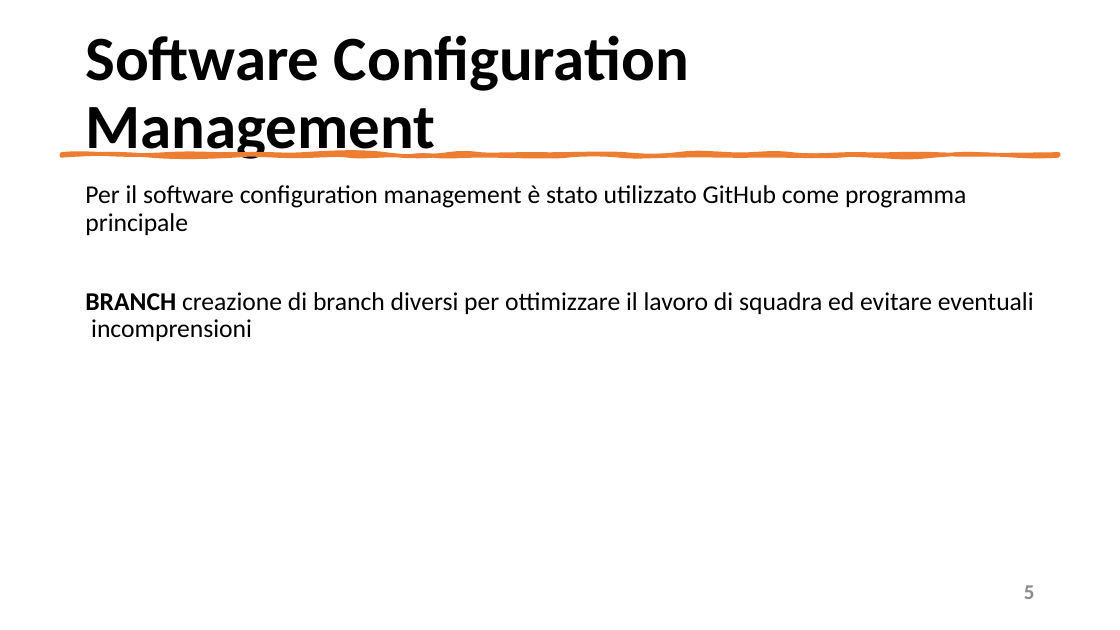
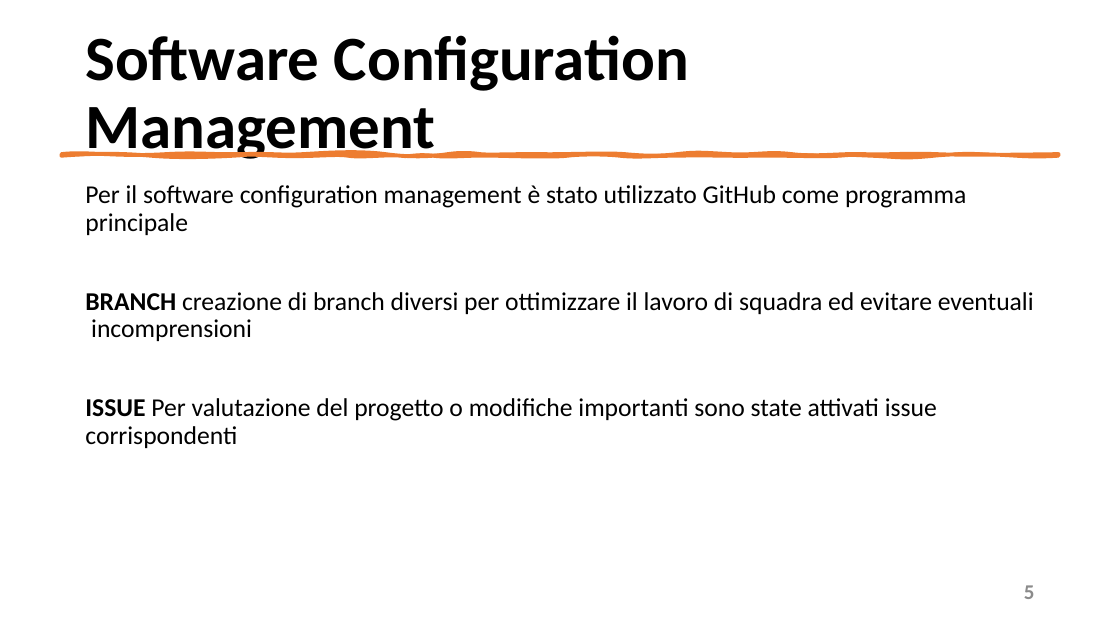
Before and after one commit to mangilimatteo/Progetto_Ingegneria_Software_Cattaneo_Mangili_Saini, a slide deck: slide 5 of Presentazione_Progetto.pptx. Drawn at 1120x630 pixels with LibreOffice and Linux fonts; fonts in the diff are those of the drawing. Boxes give left, top, right and bottom in pixels: in the first picture for what was removed or moved away, otherwise in the second. Text is boxed around its words. In the diff, an @@ line names an element or a change of style, - is before the commit and + after.

```diff
--- a/Presentazione_Progetto.pptx
+++ b/Presentazione_Progetto.pptx
@@ text at [85, 398, 937, 448]: paragraph added @@
+ISSUE Per valutazione del progetto o modifiche importanti sono state attivati issue corrispondenti
```
Also in this commit, not shown: 6 other slides changed, 2 slides added, 1 slide removed.
